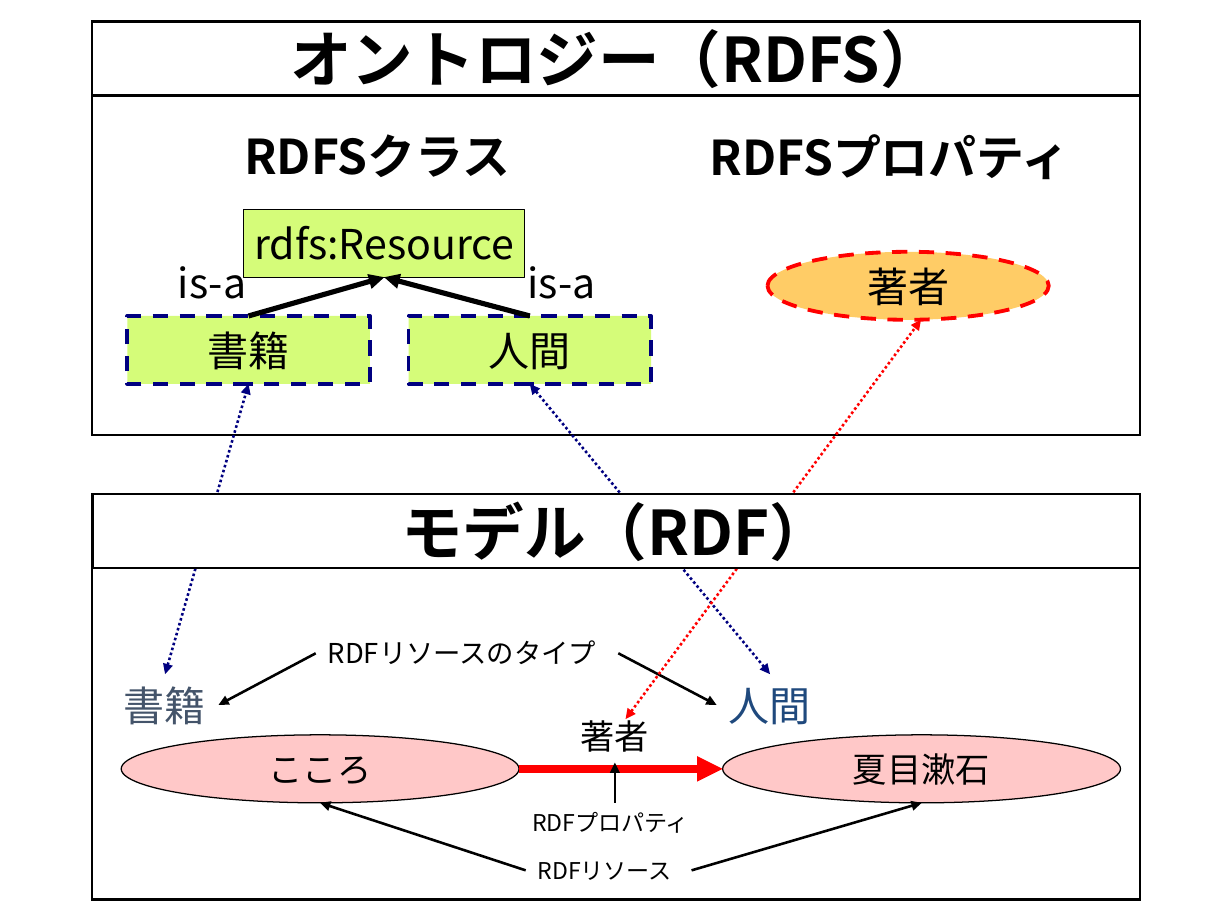
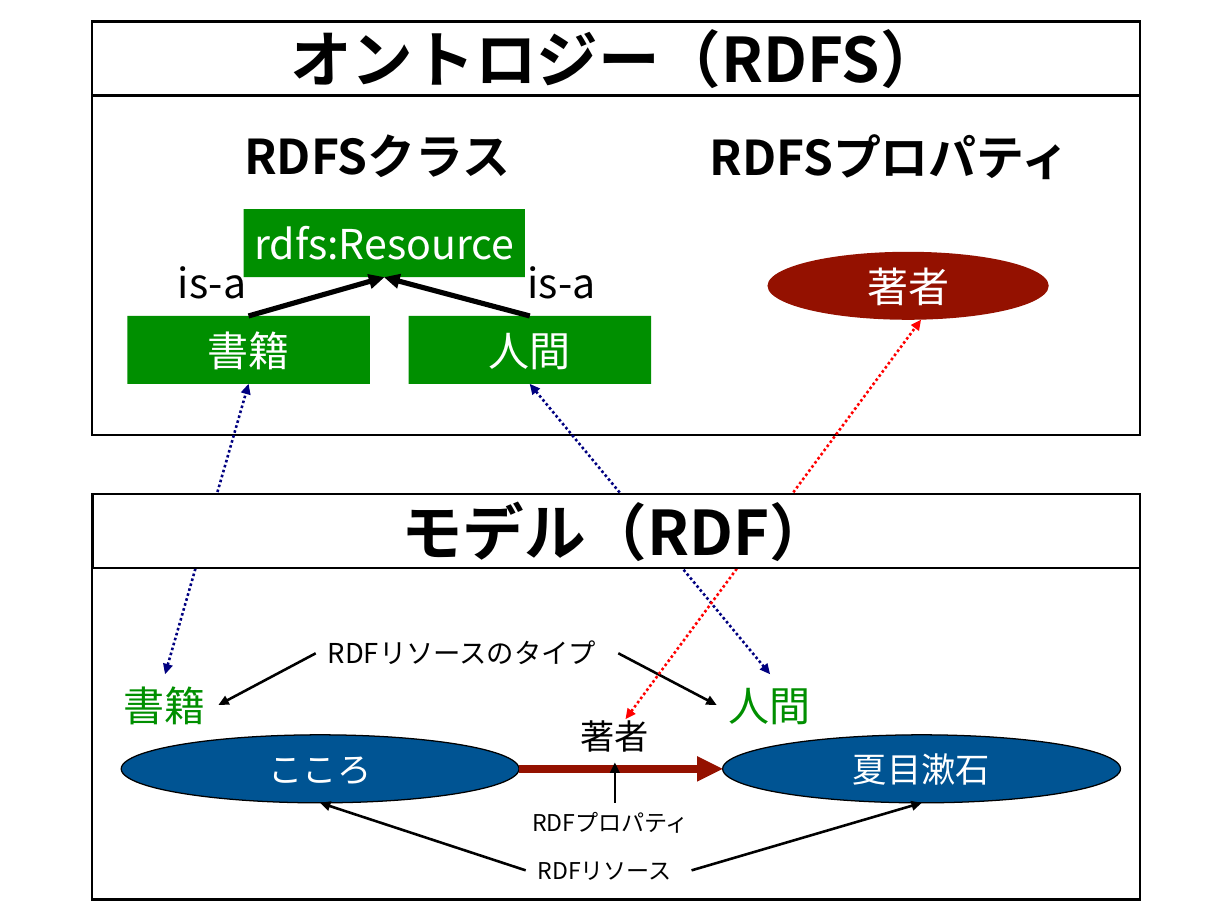
Before and after one commit to mr-3/mrcube-ja-docs, a slide deck: slide 9 of docs/source/figures/mrcube_figures.pptx. Drawn at 1232x924 pixels with LibreOffice and Linux fonts; fonts in the diff are those of the drawing. Boxes give left, top, right and bottom in pixels: in the first picture for what was removed or moved away, otherwise in the second. Text is boxed around its words. In the diff, an @@ line names an element or a change of style, - is before the commit and + after.

```diff
--- a/docs/source/figures/mrcube_figures.pptx
+++ b/docs/source/figures/mrcube_figures.pptx
@@ rectangle "rdfs:Resource" at bbox=[244, 209, 525, 277]: text colour #000000 to #FFFFFF; fill #D5FC79 to #008F00; outline #000000 0.75 pt to none @@
@@ ellipse "著者" at bbox=[768, 251, 1048, 319]: text colour #000000 to #FFFFFF; fill #FFCC66 to #941100; outline #FF0000 2.25 pt dashed to none @@
@@ rectangle "書籍" at bbox=[127, 315, 370, 383]: text colour #000000 to #FFFFFF; fill #D5FC79 to #008F00; outline #000080 2.25 pt dashed to none @@
@@ rectangle "人間" at bbox=[409, 315, 652, 383]: text colour #000000 to #FFFFFF; fill #D5FC79 to #008F00; outline #000080 2.25 pt dashed to none @@
@@ text "書籍" at bbox=[124, 686, 206, 725]: text colour #44546A to #008F00 @@
@@ text "人間" at bbox=[729, 687, 811, 725]: text colour #1F497D to #008F00 @@
@@ ellipse "こころ" at bbox=[121, 734, 519, 802]: text colour #000000 to #FFFFFF; fill #FFC8C8 to #005493 @@
@@ ellipse "夏目漱石" at bbox=[723, 734, 1121, 802]: text colour #000000 to #FFFFFF; fill #FFC8C8 to #005493 @@
@@ arrow (519, 769) - (723, 769): stroke #FF0000 5 pt to #941100 5 pt @@
```
Also in this commit, not shown: 21 other slides changed, 11 other files.
